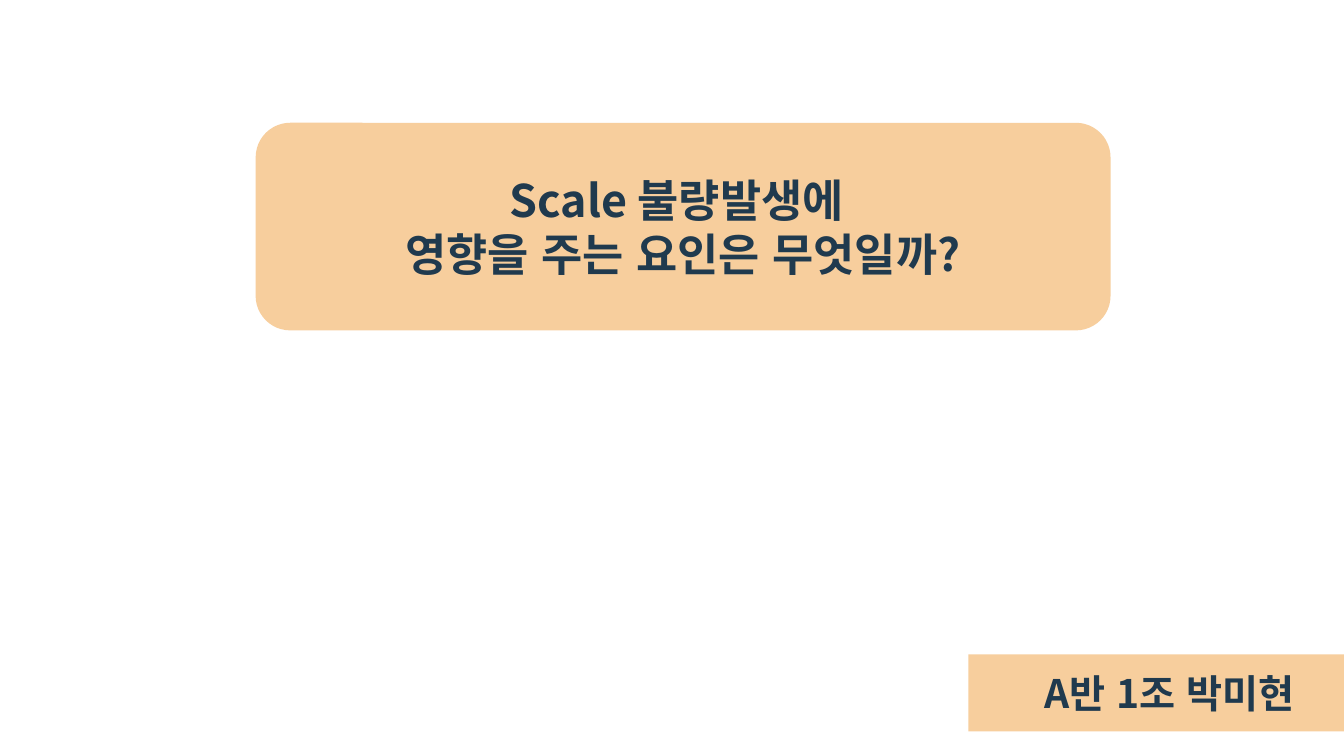
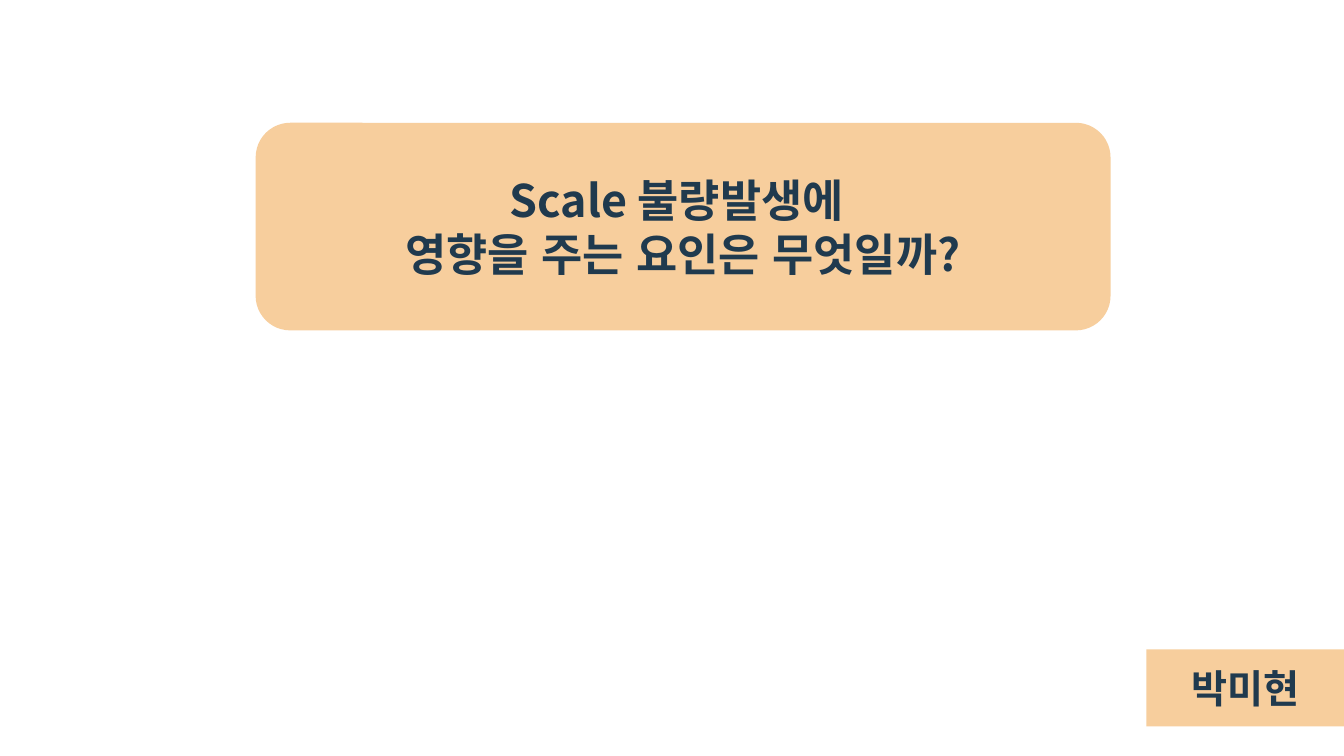
Before and after one commit to confettimimy/Data-analysis, a slide deck: slide 1 of 종합실습2 보고서_박미현.pptx. Drawn at 1344x756 pixels with LibreOffice and Linux fonts; fonts in the diff are those of the drawing. Boxes give left, top, right and bottom in pixels: in the first picture for what was removed or moved away, otherwise in the second. Text is boxed around its words. In the diff, an @@ line names an element or a change of style, - is before the commit and + after.

```diff
--- a/종합실습2 보고서_박미현.pptx
+++ b/종합실습2 보고서_박미현.pptx
@@ rectangle "박미현": place and size @@
-rectangle "박미현" at [969,654,1344,731]
+rectangle "박미현" at [1146,649,1344,726]
@@ text in rectangle at [1191,670,1299,707]: text changed @@
-A반 1조 박미현
+박미현
```
